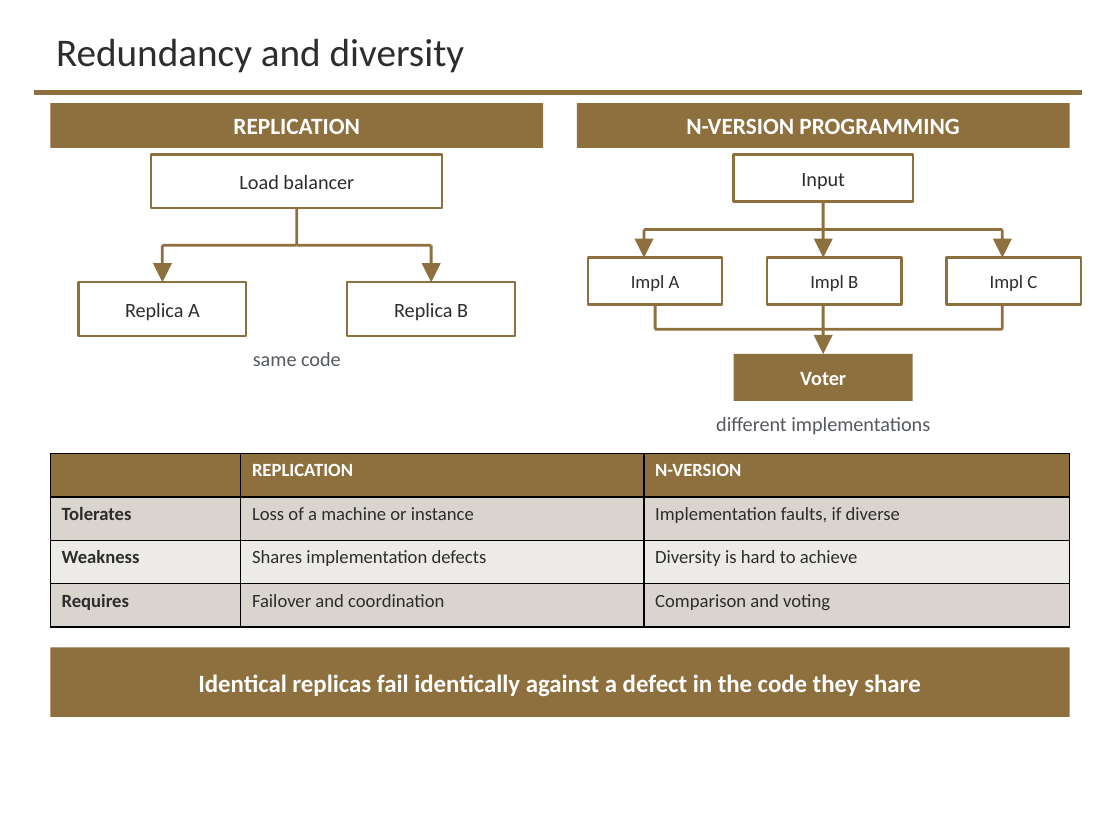
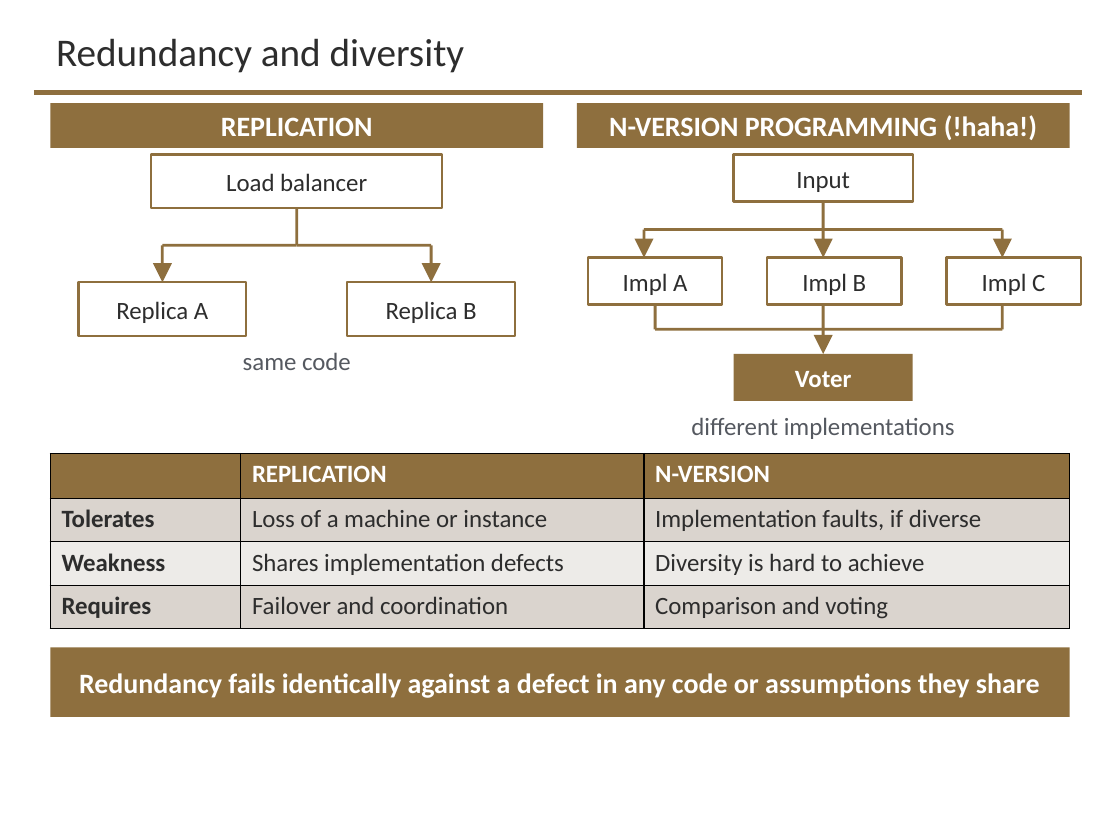
Before and after one commit to davisjam/model-based-agentic-software-engineering, a slide deck: slide 22 of course/lectures/act-3-software-in-the-world/04-performance-and-reliability/3-4-Performance-and-Reliability-2-Reliability-Engineering.pptx. Drawn at 1120x840 pixels with LibreOffice and Linux fonts; fonts in the diff are those of the drawing; background and template pictures are left out. Boxes give left, top, right and bottom in pixels: in the first picture for what was removed or moved away, otherwise in the second. Text is boxed around its words. In the diff, an @@ line names an element or a change of style, - is before the commit and + after.

```diff
--- a/course/lectures/act-3-software-in-the-world/04-performance-and-reliability/3-4-Performance-and-Reliability-2-Reliability-Engineering.pptx
+++ b/course/lectures/act-3-software-in-the-world/04-performance-and-reliability/3-4-Performance-and-Reliability-2-Reliability-Engineering.pptx
@@ rectangle "REPLICATION" at <box>50,103,543,148</box>: size 15 to 18 pt @@
@@ text in rectangle at <box>609,115,1037,140</box>: text changed; size 15 to 18 pt @@
-N-VERSION PROGRAMMING
+N-VERSION PROGRAMMING (!haha!)
@@ size 12 to 16 pt in 3 elements at <box>588,258,722,305</box>, <box>767,258,902,305</box>, <box>946,258,1081,305</box> @@
@@ size 13 to 16 pt in 7 elements at <box>151,155,442,208</box>, <box>78,282,246,336</box>, <box>347,282,515,336</box>, <box>734,155,913,202</box>, <box>734,354,913,401</box>, <box>243,352,351,370</box>, <box>691,417,955,439</box> @@
@@ table at <box>50,454,1070,628</box> @@
@@ size 12 to 16 pt @@
@@ text in rectangle at <box>79,673,1040,698</box>: text changed; size 16 to 18 pt @@
-Identical replicas fail identically against a defect in the code they share
+Redundancy fails identically against a defect in any code or assumptions they share
```
Also in this commit, not shown: 19 other slides changed, 7 slides added, 52 slides removed.
